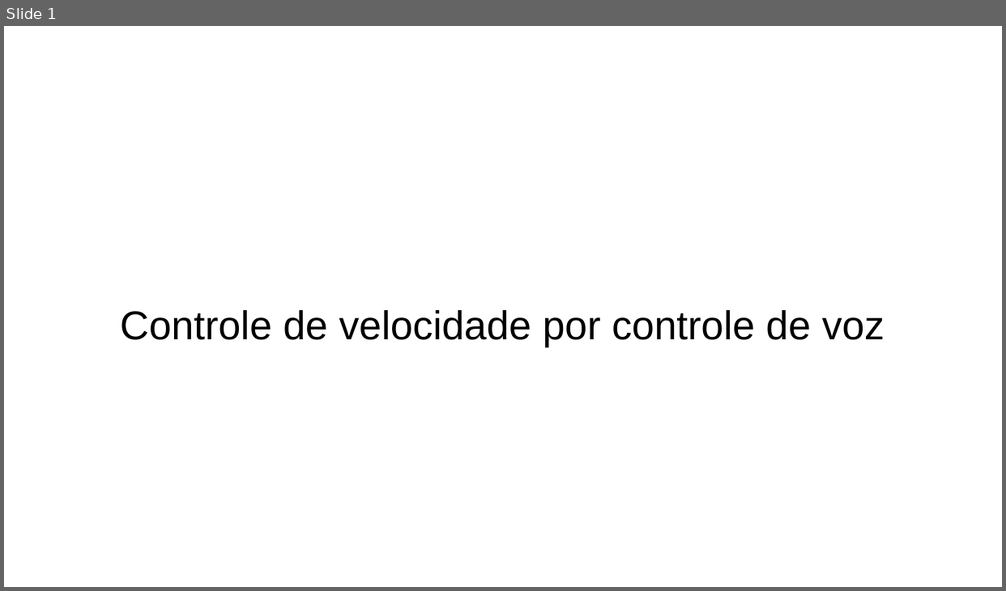
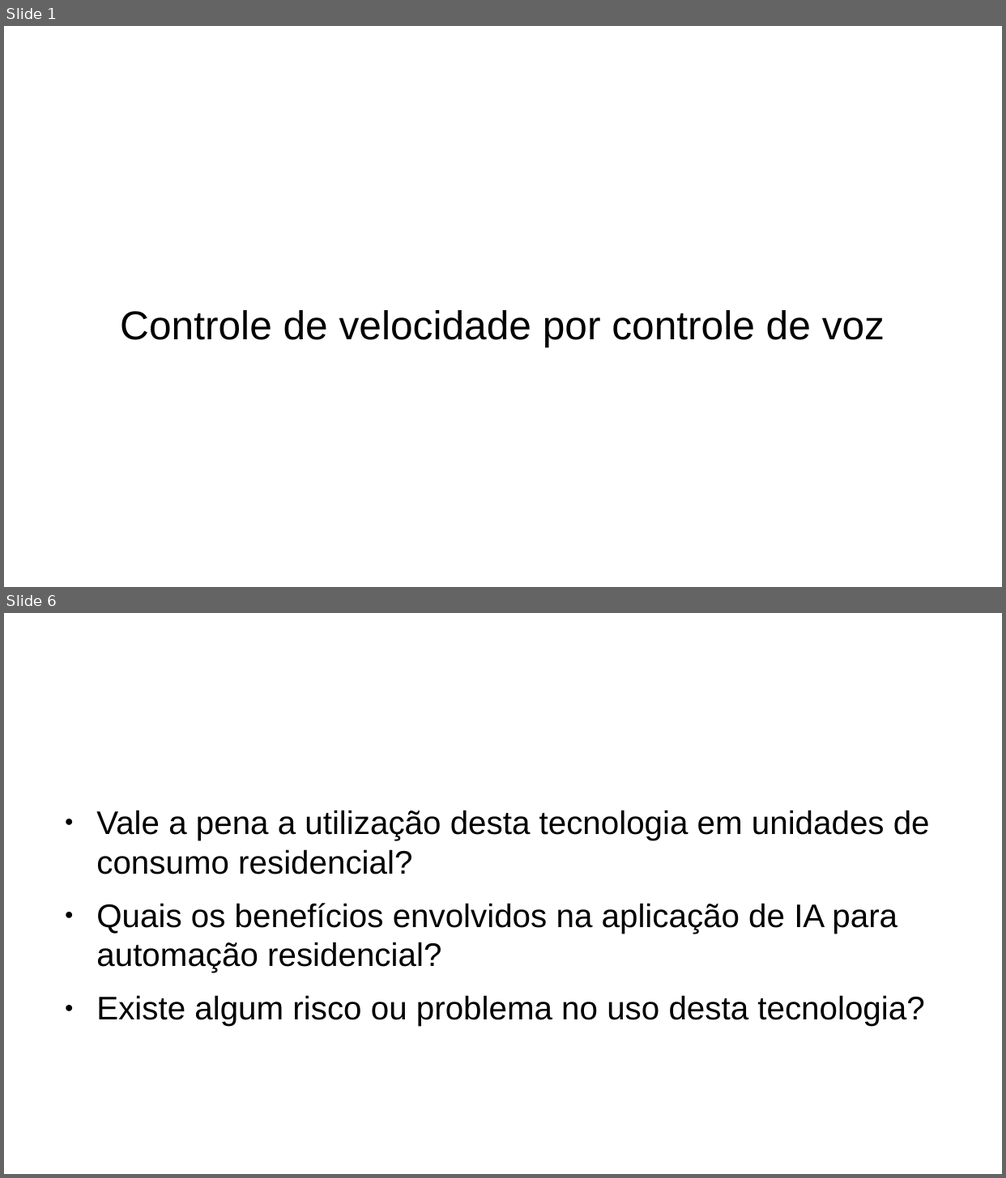
Before and after one commit to limasq/voice_kit, a slide deck: ControlePorVoz.odp. Shown one above the other, each under a label of ours: slide 1 before the commit, slides 1 and 6 after it; the slides between them are not shown. The pictures are 1006x591 and 1006x1178 pixels, drawn with LibreOffice and Linux fonts; fonts in the diff are those of the drawing; background and template pictures are left out. Boxes give left, top, right and bottom in pixels: in the first picture for what was removed or moved away, otherwise in the second. Text is boxed around its words. In the diff, an @@ line names an element or a change of style, - is before the commit and + after.

```diff
--- a/ControlePorVoz.odp
+++ b/ControlePorVoz.odp
@@ slide 6 added at [4, 613, 1002, 1174], background #FFFFFF @@
@@ title added at [53, 635, 749, 727], 35.7 pt, text #FFFFFF @@
+Conclusões
@@ text added at [96, 810, 930, 1026], 26 pt, text #000000 @@
+● Vale a pena a utilização desta tecnologia em unidades de consumo residencial?
+● Quais os benefícios envolvidos na aplicação de IA para automação residencial?
+● Existe algum risco ou problema no uso desta tecnologia?
```
Also in this commit, not shown: 5 other slides added, 5 slides removed.
